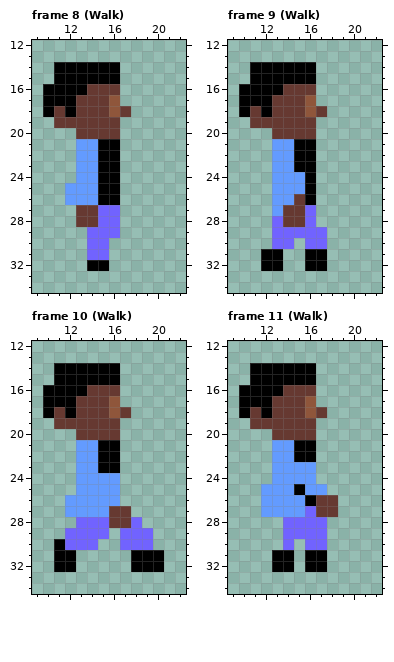
Pixel-art file -- assets/main_char.aseprite. The picture above is the old version.
64x64 pixels, 12 frames. Shown: frame 8 (Walk): x 9..22, y 12..34; frame 9 (Walk): x 9..22, y 12..34; frame 10 (Walk): x 9..22, y 12..34; frame 11 (Walk): x 9..22, y 12..34. The commit also changed other frames, which this record leaves out.
After:
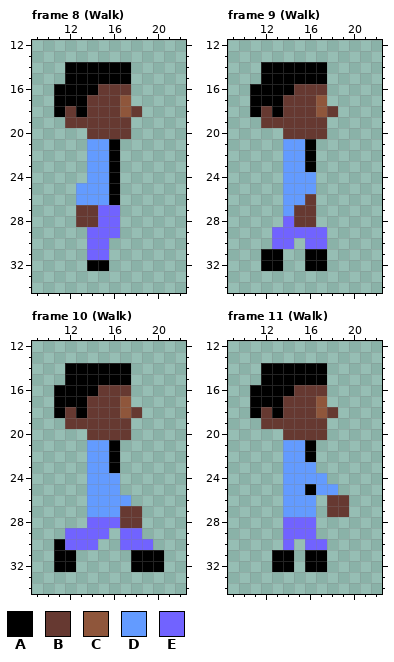
Palette (. is transparent): A #000000  B #663931  C #8f563b  D #639bff  E #7163ff
Diff:
--- frame 8 (Walk)
@@ x 9..22 @@
 13 ..............
-14 ..AAAAAA......
-15 ..AAAAAA......
-16 .AAAABBB......
-17 .AAABBBC......
-18 .ABABBBCB.....
-19 ..BBBBBB......
-20 ....BBBB......
-21 ....DDAA......
-22 ....DDAA......
-23 ....DDAA......
-24 ....DDAA......
-25 ...DDDAA......
-26 ...DDDAA......
+14 ...AAAAAA.....
+15 ...AAAAAA.....
+16 ..AAAABBB.....
+17 ..AAABBBC.....
+18 ..ABABBBCB....
+19 ...BBBBBB.....
+20 .....BBBB.....
+21 .....DDA......
+22 .....DDA......
+23 .....DDA......
+24 .....DDA......
+25 ....DDDA......
+26 ....DDDA......
 27 ....BBEE......
--- frame 9 (Walk)
@@ x 9..22 @@
 13 ..............
-14 ..AAAAAA......
-15 ..AAAAAA......
-16 .AAAABBB......
-17 .AAABBBC......
-18 .ABABBBCB.....
-19 ..BBBBBB......
-20 ....BBBB......
-21 ....DDAA......
-22 ....DDAA......
-23 ....DDAA......
-24 ....DDDA......
-25 ....DDDA......
-26 ....DDBA......
-27 ....DBBE......
-28 ....EBBE......
+14 ...AAAAAA.....
+15 ...AAAAAA.....
+16 ..AAAABBB.....
+17 ..AAABBBC.....
+18 ..ABABBBCB....
+19 ...BBBBBB.....
+20 .....BBBB.....
+21 .....DDA......
+22 .....DDA......
+23 .....DDA......
+24 .....DDD......
+25 .....DDD......
+26 .....DDB......
+27 .....DBB......
+28 .....EBB......
 29 ....EEEEE.....
--- frame 10 (Walk)
@@ x 9..22 @@
 13 ..............
-14 ..AAAAAA......
-15 ..AAAAAA......
-16 .AAAABBB......
-17 .AAABBBC......
-18 .ABABBBCB.....
-19 ..BBBBBB......
-20 ....BBBB......
-21 ....DDAA......
-22 ....DDAA......
-23 ....DDAA......
-24 ....DDDD......
-25 ....DDDD......
-26 ...DDDDD......
-27 ...DDDDBB.....
-28 ....EEEBBE....
-29 ...EEEE.EEE...
+14 ...AAAAAA.....
+15 ...AAAAAA.....
+16 ..AAAABBB.....
+17 ..AAABBBC.....
+18 ..ABABBBCB....
+19 ...BBBBBB.....
+20 .....BBBB.....
+21 .....DDA......
+22 .....DDA......
+23 .....DDA......
+24 .....DDD......
+25 .....DDD......
+26 .....DDDD.....
+27 .....DDDBB....
+28 .....EEEBB....
+29 ...EEEE.EE....
 30 ..AEEE..EEE...
--- frame 11 (Walk)
@@ x 9..22 @@
 13 ..............
-14 ..AAAAAA......
-15 ..AAAAAA......
-16 .AAAABBB......
-17 .AAABBBC......
-18 .ABABBBCB.....
-19 ..BBBBBB......
-20 ....BBBB......
-21 ....DDAA......
-22 ....DDAA......
-23 ....DDDD......
-24 ....DDDD......
-25 ...DDDADD.....
-26 ...DDDDABB....
-27 ...DDDDEBB....
-28 .....EEEE.....
-29 .....EEEE.....
+14 ...AAAAAA.....
+15 ...AAAAAA.....
+16 ..AAAABBB.....
+17 ..AAABBBC.....
+18 ..ABABBBCB....
+19 ...BBBBBB.....
+20 .....BBBB.....
+21 .....DDA......
+22 .....DDA......
+23 .....DDD......
+24 .....DDDD.....
+25 .....DDADD....
+26 .....DDD.BB...
+27 .....DDD.BB...
+28 .....EEE......
+29 .....EEE......
 30 .....E.EE.....
